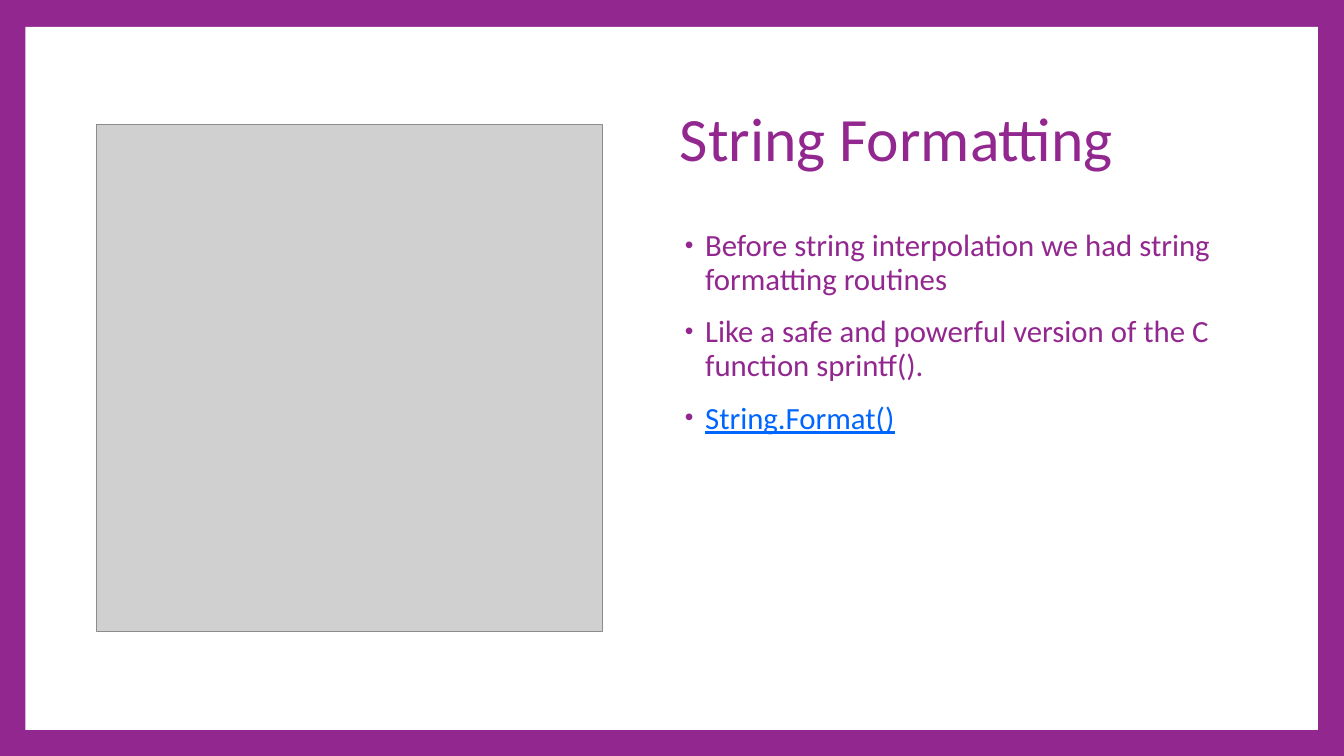
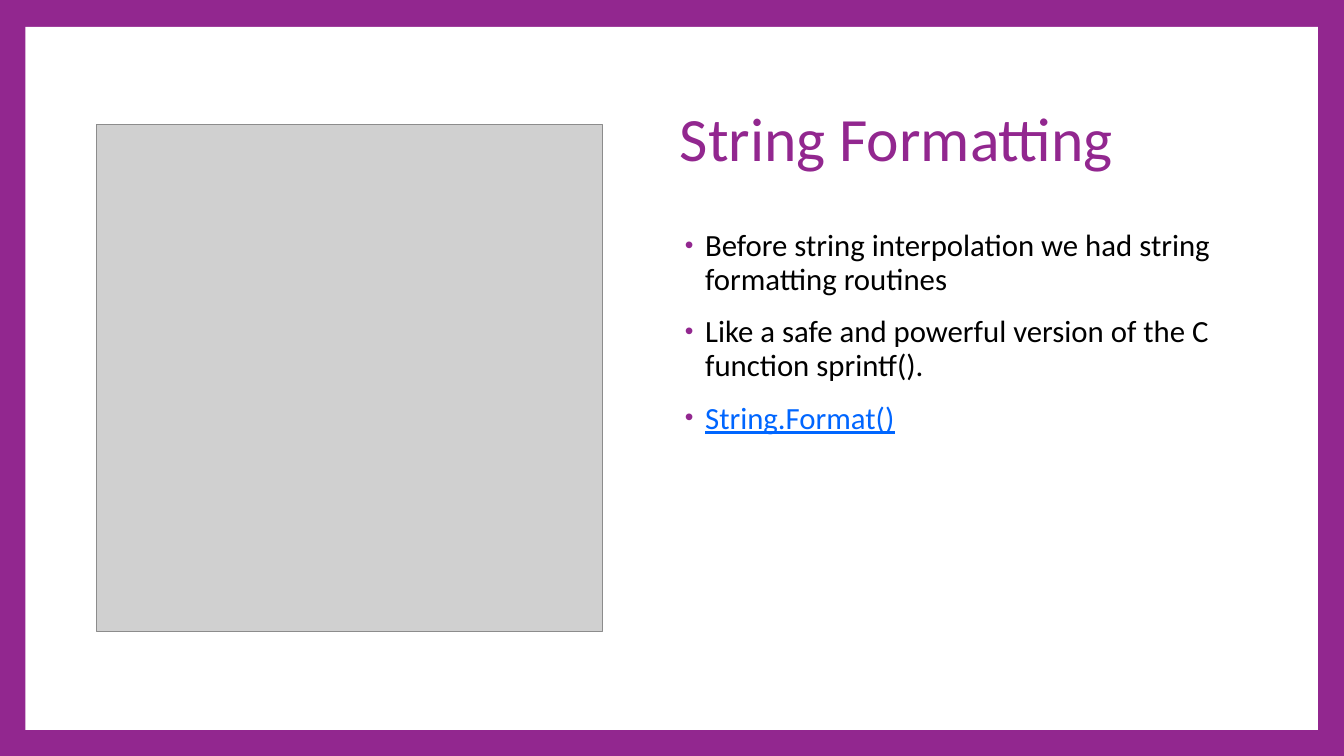
Before and after one commit to cdiggins/cs321, a slide deck: slide 43 of class-notes/cs321-winter-2023-lecture-4-strings.pptx (slide 52 before the commit). Drawn at 1344x756 pixels with LibreOffice and Linux fonts; fonts in the diff are those of the drawing; grey boxes stand for pictures. Boxes give left, top, right and bottom in pixels: in the first picture for what was removed or moved away, otherwise in the second. Text is boxed around its words. In the diff, an @@ line names an element or a change of style, - is before the commit and + after.

```diff
--- a/class-notes/cs321-winter-2023-lecture-4-strings.pptx
+++ b/class-notes/cs321-winter-2023-lecture-4-strings.pptx
@@ text at (x1=705, y1=234, x2=1209, y2=381): text colour #92278F to #000000 in "Before string interpolation we had string formatting ...", "Like a safe and powerful version of ..." @@
```
Also in this commit, not shown: 10 other slides changed, 26 slides added, 31 slides removed, 3 other files.
